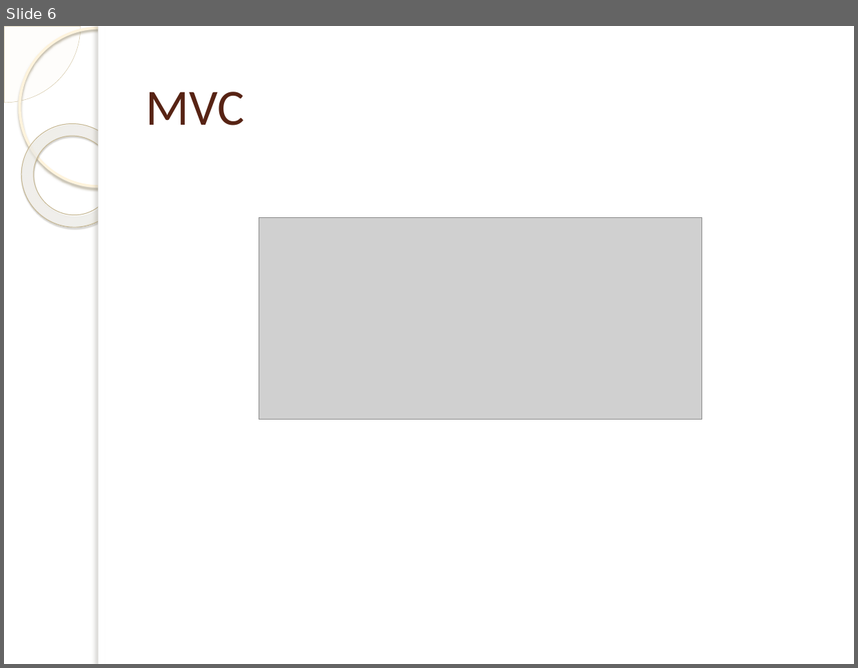
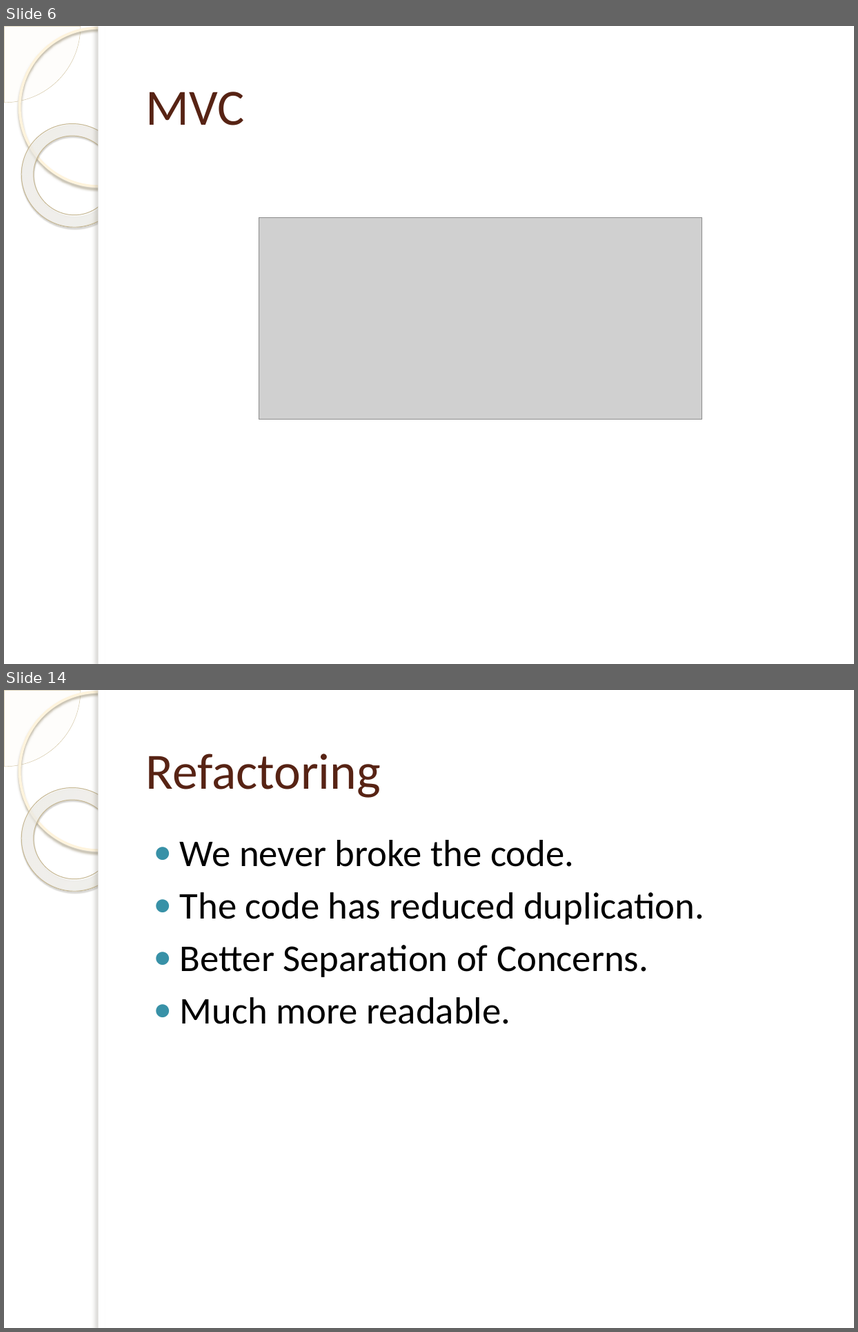
Before and after one commit to linus123/TDDWithMvc, a slide deck: TDDWithMVC.pptx. Shown one above the other, each under a label of ours: slide 6 before the commit, slides 6 and 14 after it; the slides between them are not shown. The pictures are 858x668 and 858x1332 pixels, drawn with LibreOffice and Linux fonts; fonts in the diff are those of the drawing; grey boxes stand for pictures; background and template pictures are left out. Boxes give left, top, right and bottom in pixels: in the first picture for what was removed or moved away, otherwise in the second. Text is boxed around its words. In the diff, an @@ line names an element or a change of style, - is before the commit and + after.

```diff
--- a/TDDWithMVC.pptx
+++ b/TDDWithMVC.pptx
@@ slide 14 added at <box>4,690,854,1328</box>, background picture (left out); not listed: 5 template elements that a slide beside it also shows @@
@@ title added at <box>146,753,381,798</box>, 43 pt, text #572314 @@
+Refactoring
@@ text added at <box>180,840,704,1024</box>, 32 pt, text #000000 @@
+● We never broke the code.
+● The code has reduced duplication.
+● Better Separation of Concerns.
+● Much more readable.
```
Also in this commit, not shown: 2 slides changed, 7 other slides added, 1 other file.
